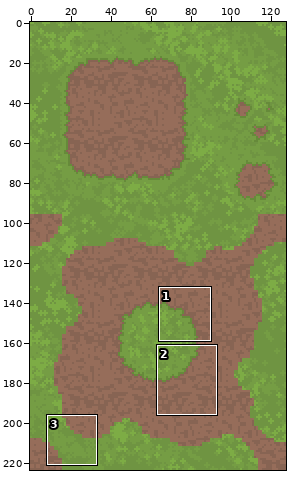
A pixel-art file gets an edit: Assets/Sprites/tileMaps/DirtGrassTileMap.aseprite. The picture above shows the old version from afar; the outline marks the close-up.
Close-up. Before:
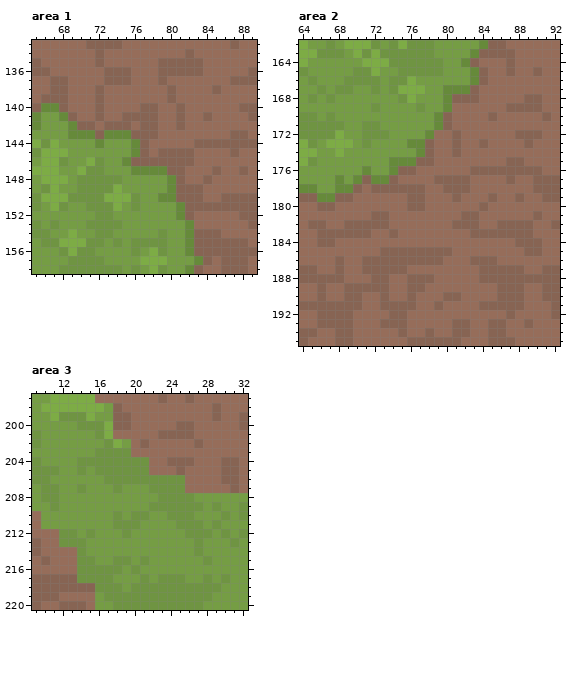
128x224 pixels, 1 frame. Colours within 5 levels of each other are drawn and written as one. Shown: area 1: x 65..89, y 133..158; area 2: x 64..92, y 162..195; area 3: x 9..32, y 197..220. The commit also changed other parts of the picture, which this record leaves out.
Now the later version:
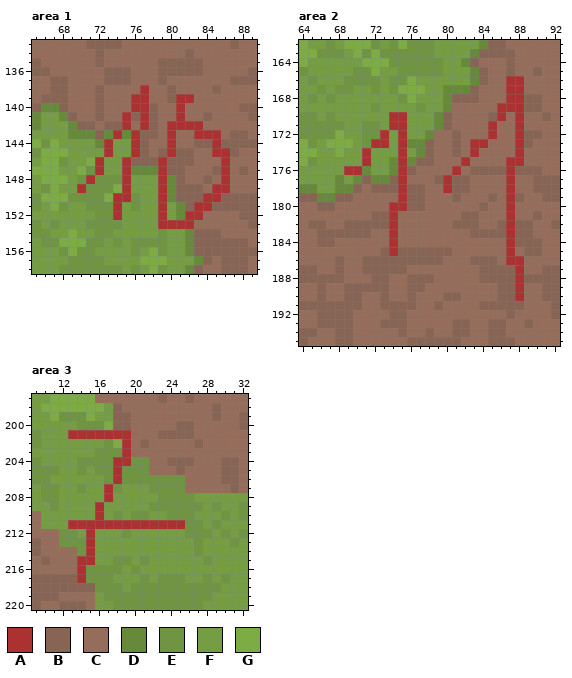
Palette (. is transparent): A #ac3232  B #876453  C #966d5a  D #668a3a  E #6f9442  F #759d44  G #7dac45
Edits made:
layer "Layer 4" added
Changed rows in their new state; - is an unchanged pixel.
Area 1, layer "Layer 4":
first column x 70:
138 -------A---------
139 ------AA---AA----
140 ------AA---A-----
141 -----A-A---A-----
142 -----A-A--AAAA---
143 ----A-A---A--AAA-
144 ---A--A---A----A-
145 ---A--A---A----AA
146 --A--A---A------A
147 --A--A---A------A
148 -A---A---A------A
149 A----A---A-----AA
150 ----AA---A----AA-
151 ----A----A---AA--
152 ----A----A--AA---
153 ---------AAAA----
Area 2, layer "Layer 4":
first column x 69:
166 ------------------AA
167 ------------------AA
168 ------------------AA
169 -----------------AAA
170 -----AA----------A-A
171 -----AA---------A--A
172 ----A-A---------A--A
173 ---AA-A-------AA---A
174 --A---A-------A----A
175 --A---A------A----AA
176 AA----A-----A-----A-
177 ------A----A------A-
178 ------A----A------A-
179 ------A-----------A-
180 -----AA-----------A-
181 -----A------------A-
182 -----A------------A-
183 -----A------------A-
184 -----A------------A-
185 -----A------------A-
186 ------------------AA
187 -------------------A
188 -------------------A
189 -------------------A
190 -------------------A
Area 3, layer "Layer 4":
first column x 13:
201 AAAAAAA------
202 ------A------
203 ------A------
204 -----AA------
205 -----A-------
206 -----A-------
207 ----A--------
208 ----A--------
209 ---A---------
210 ---A---------
211 AAAAAAAAAAAAA
212 --A----------
213 --A----------
214 --A----------
215 -AA----------
216 -A-----------
217 -A-----------
